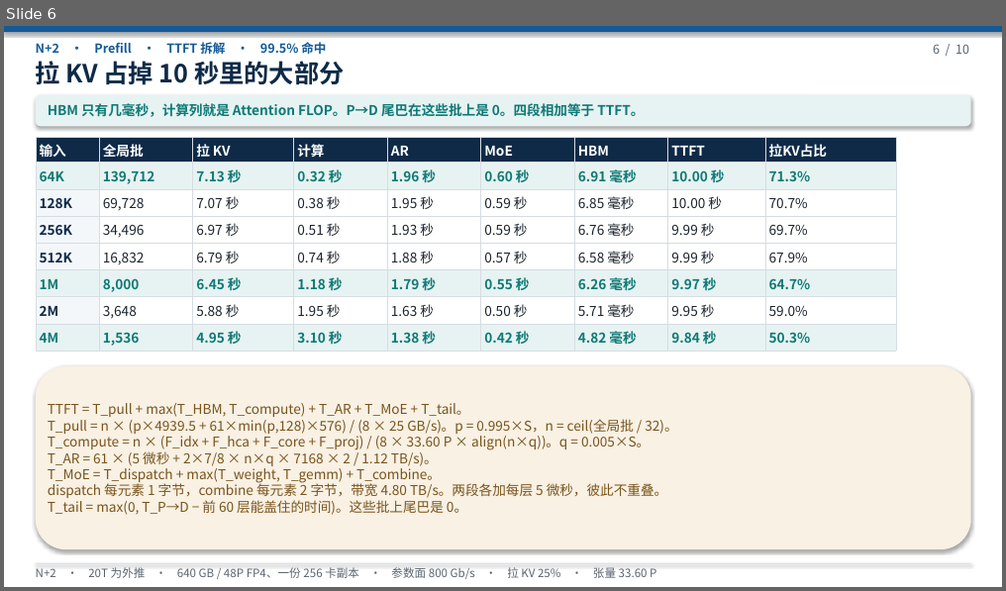
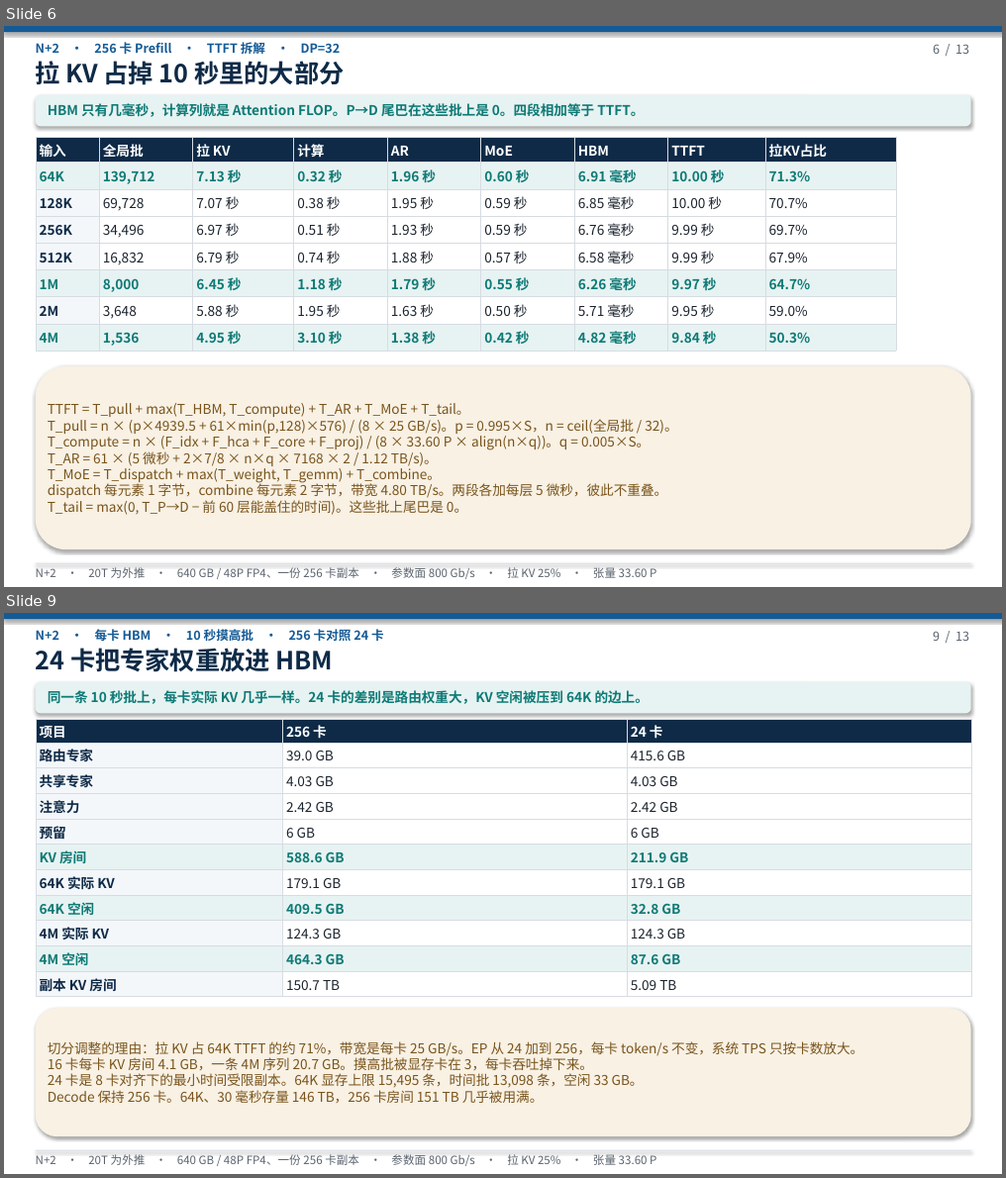
Before and after one commit to 69515164-rgb/UCL-MPComm, a slide deck: docs/deepseek-20t-n2-slo.pptx. Shown one above the other, each under a label of ours: slide 6 before the commit, slides 6 and 9 after it; the slides between them are not shown. The pictures are 1006x591 and 1006x1178 pixels, drawn with LibreOffice and Linux fonts; fonts in the diff are those of the drawing. Boxes give left, top, right and bottom in pixels: in the first picture for what was removed or moved away, otherwise in the second. Text is boxed around its words. In the diff, an @@ line names an element or a change of style, - is before the commit and + after.

```diff
--- a/docs/deepseek-20t-n2-slo.pptx
+++ b/docs/deepseek-20t-n2-slo.pptx
@@ slide 9 added at box(4, 613, 1002, 1174), background #FFFFFF @@
@@ rectangle added at box(4, 613, 1002, 619), fill #145A96 @@
@@ text added at box(36, 627, 384, 644), 12 pt, text #145A96, bold @@
+N+2 · 每卡 HBM · 10 秒摸高批 · 256 卡对照 24 卡
@@ text added at box(933, 631, 969, 641), 12 pt, text #5A636E @@
+9 / 13
@@ text added at box(36, 648, 334, 672), 24 pt, text #0E2A47, bold @@
+24 卡把专家权重放进 HBM
@@ rounded rectangle added at box(36, 682, 971, 713), fill #E7F3F2 @@
@@ text added at box(48, 690, 648, 704), 13 pt, text #0E7A76, bold @@
+同一条 10 秒批上，每卡实际 KV 几乎一样。24 卡的差别是路由权重大，KV 空闲被压到 64K 的边上。
@@ table added at box(36, 719, 971, 996), 11 rows, 3 columns @@
+项目 | 256 卡 | 24 卡
+路由专家 | 39.0 GB | 415.6 GB
+共享专家 | 4.03 GB | 4.03 GB
+注意力 | 2.42 GB | 2.42 GB
+预留 | 6 GB | 6 GB
+KV 房间 | 588.6 GB | 211.9 GB
+64K 实际 KV | 179.1 GB | 179.1 GB
+64K 空闲 | 409.5 GB | 32.8 GB
+4M 实际 KV | 124.3 GB | 124.3 GB
+4M 空闲 | 464.3 GB | 87.6 GB
+副本 KV 房间 | 150.7 TB | 5.09 TB
@@ rounded rectangle added at box(36, 1008, 971, 1137), fill #F8F1E4 @@
@@ text added at box(48, 1042, 863, 1103), 13 pt, text #7A541C @@
+切分调整的理由：拉 KV 占 64K TTFT 的约 71%，带宽是每卡 25 GB/s。EP 从 24 加到 256，每卡 token/s 不变，系统 TPS 只按卡数放大。
+16 卡每卡 KV 房间 4.1 GB，一条 4M 序列 20.7 GB。摸高批被显存卡在 3，每卡吞吐掉下来。
+24 卡是 8 卡对齐下的最小时间受限副本。64K 显存上限 15,495 条，时间批 13,098 条，空闲 33 GB。
+Decode 保持 256 卡。64K、30 毫秒存量 146 TB，256 卡房间 151 TB 几乎被用满。
@@ rectangle added at box(36, 1151, 971, 1152), fill #D6DCE2 @@
@@ text added at box(36, 1155, 656, 1166), 11 pt, text #5A636E @@
+N+2 · 20T 为外推 · 640 GB / 48P FP4、一份 256 卡副本 · 参数面 800 Gb/s · 拉 KV 25% · 张量 33.60 P
@@ slide 6 changed as well @@
@@ text at box(36, 40, 341, 57): text changed @@
-N+2 · Prefill · TTFT 拆解 · 99.5% 命中
+N+2 · 256 卡 Prefill · TTFT 拆解 · DP=32
@@ text at box(933, 44, 969, 54): text changed @@
-6 / 10
+6 / 13
```
Also in this commit, not shown: 9 other slides changed, 2 other slides added, 2 other files.
